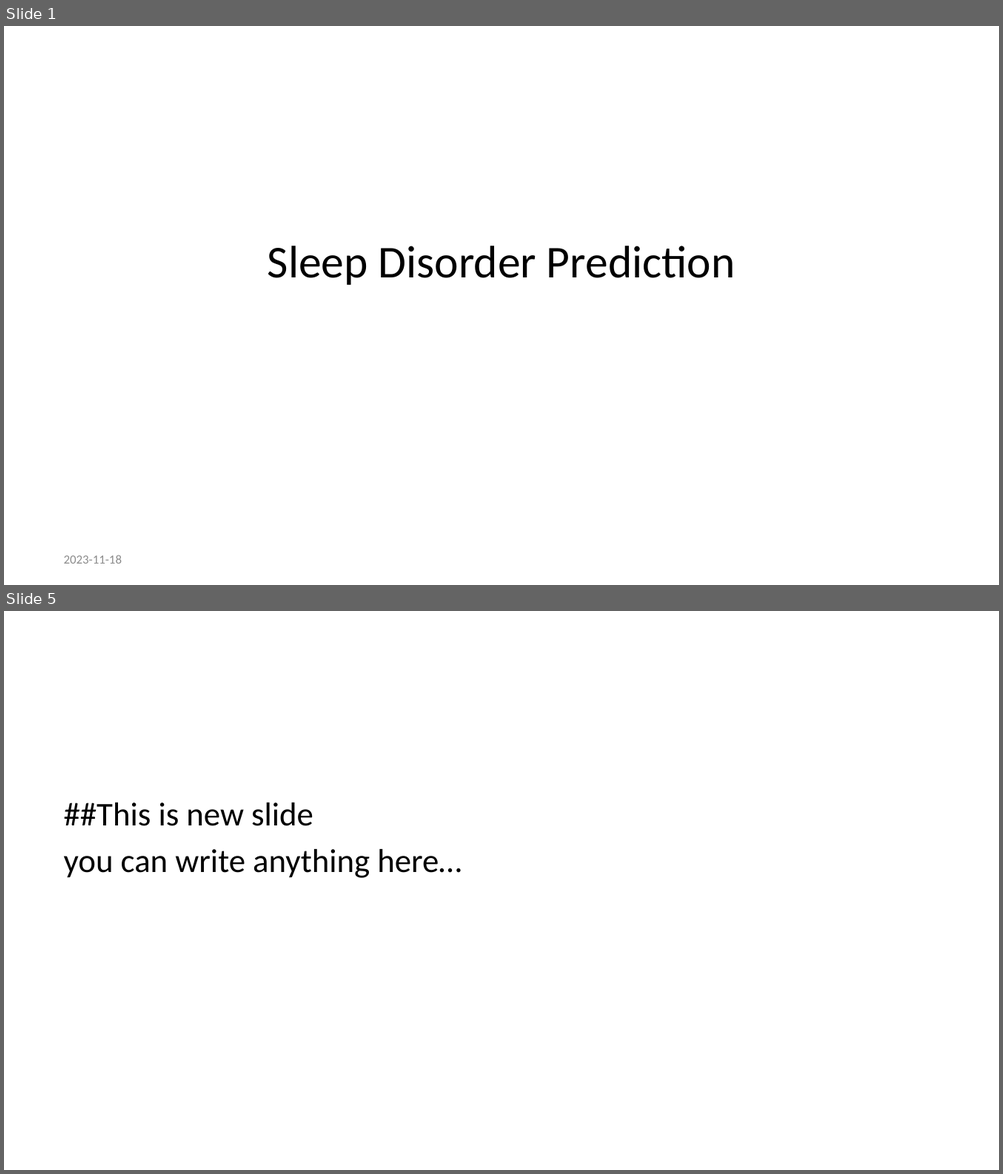
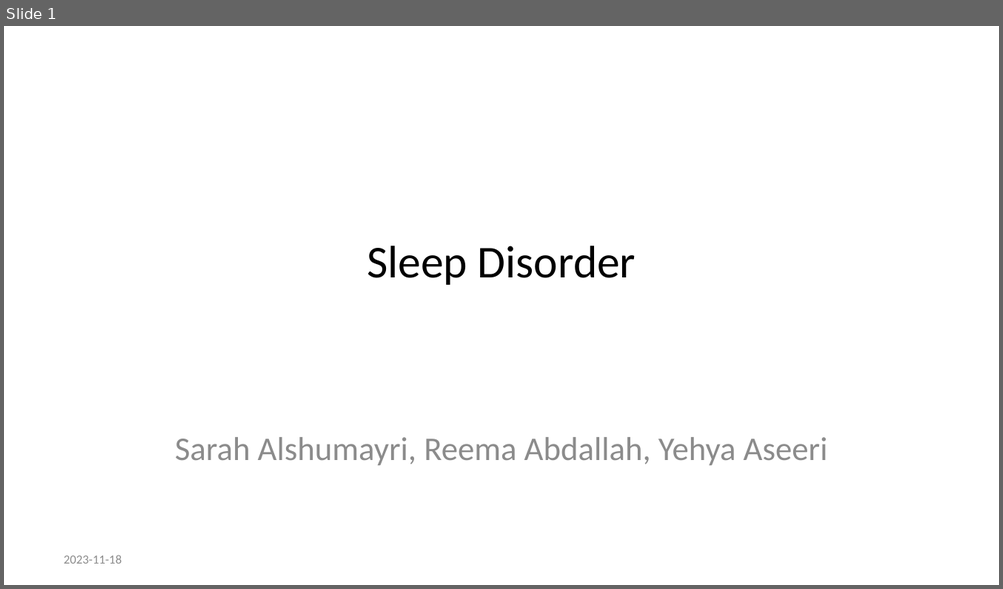
Before and after one commit to Sarah-Alshumayri/Data_Sciences_PPT, a slide deck: Progress_Presentation.pptx. Shown one above the other, each under a label of ours: slides 1 and 5 before the commit, slide 1 after it; the slides between them are not shown. The pictures are 1003x1174 and 1003x589 pixels, drawn with LibreOffice and Linux fonts; fonts in the diff are those of the drawing. Boxes give left, top, right and bottom in pixels: in the first picture for what was removed or moved away, otherwise in the second. Text is boxed around its words. In the diff, an @@ line names an element or a change of style, - is before the commit and + after.

Commit message:
This is Sarah, I finished point 1 in my part

```diff
--- a/Progress_Presentation.pptx
+++ b/Progress_Presentation.pptx
@@ slide 5 removed at [4, 611, 999, 1170], background #FFFFFF @@
@@ text removed at [64, 803, 461, 878] @@
-##This is new slide
-you can write anything here…
@@ slide 1 changed as well @@
@@ title at [367, 246, 635, 285]: text changed @@
-Sleep Disorder Prediction
+Sleep Disorder
@@ subtitle added at [175, 437, 828, 466], 24 pt, text #8C8C8C @@
+Sarah Alshumayri, Reema Abdallah, Yehya Aseeri
```
Also in this commit, not shown: 7 slides added, 3 other slides removed, 2 other files.
